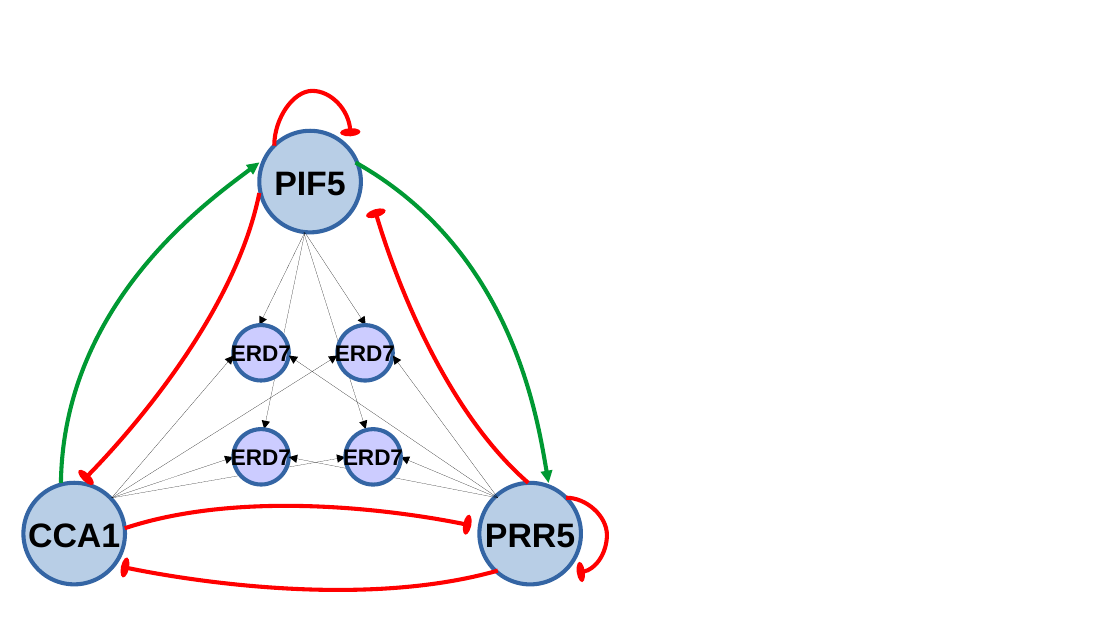
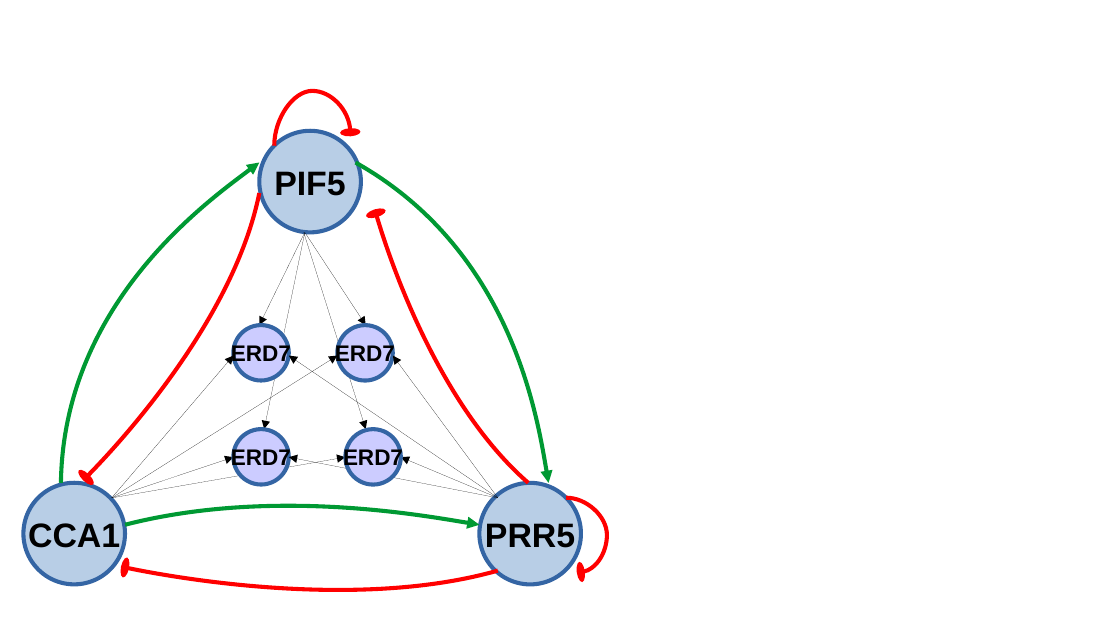
Before and after one commit to fran-romero-campero/ATTRACTOR, a slide deck: slide 9 of network/analysis/network_motives/motifs_3.odp. Drawn at 1120x630 pixels with LibreOffice and Linux fonts; fonts in the diff are those of the drawing. Boxes give left, top, right and bottom in pixels: in the first picture for what was removed or moved away, otherwise in the second. Text is boxed around its words. In the diff, an @@ line names an element or a change of style, - is before the commit and + after.

```diff
--- a/network/analysis/network_motives/motifs_3.odp
+++ b/network/analysis/network_motives/motifs_3.odp
@@ freeform shape: place and size @@
-freeform shape at [125, 507, 468, 528]
+freeform shape at [125, 508, 480, 525]
@@ freeform shape at [125, 508, 480, 525]: outline #FF0000 2.89 pt to #009933 2.89 pt @@
```
Also in this commit, not shown: 1 other slide changed, 10 other files.
